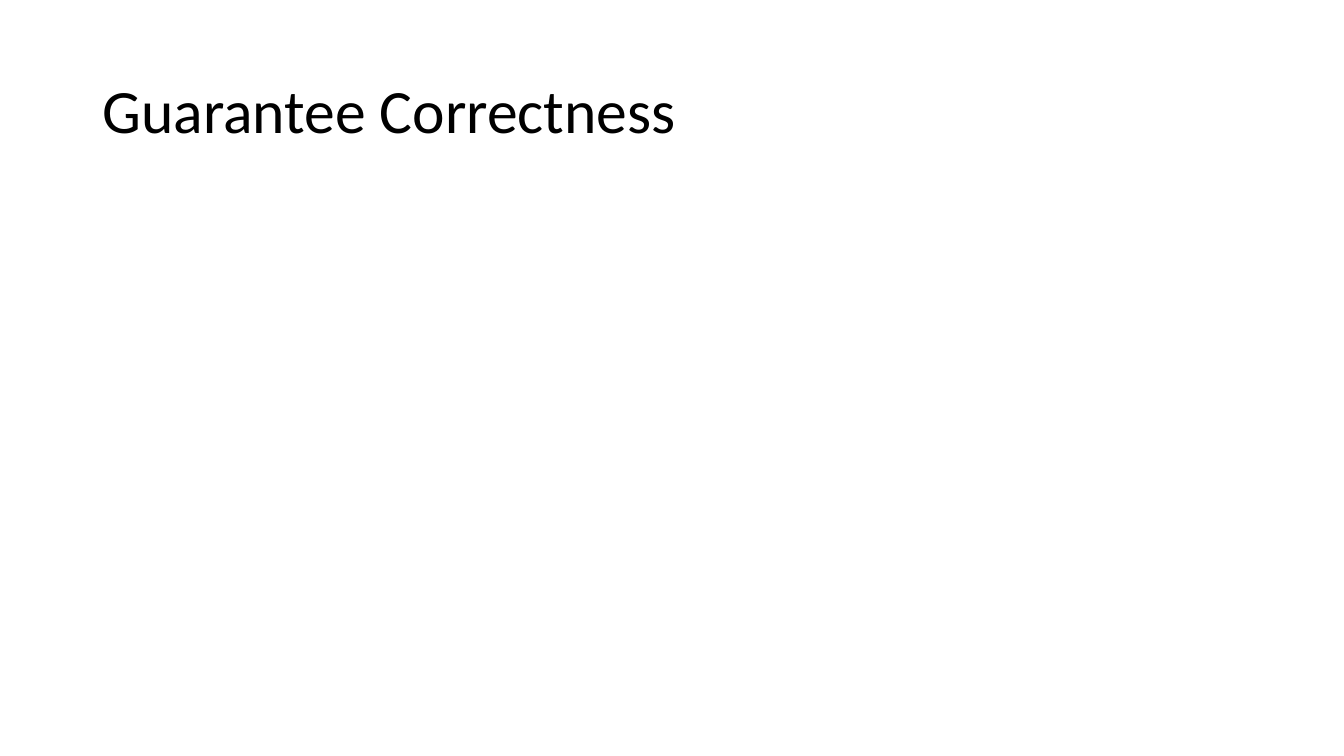
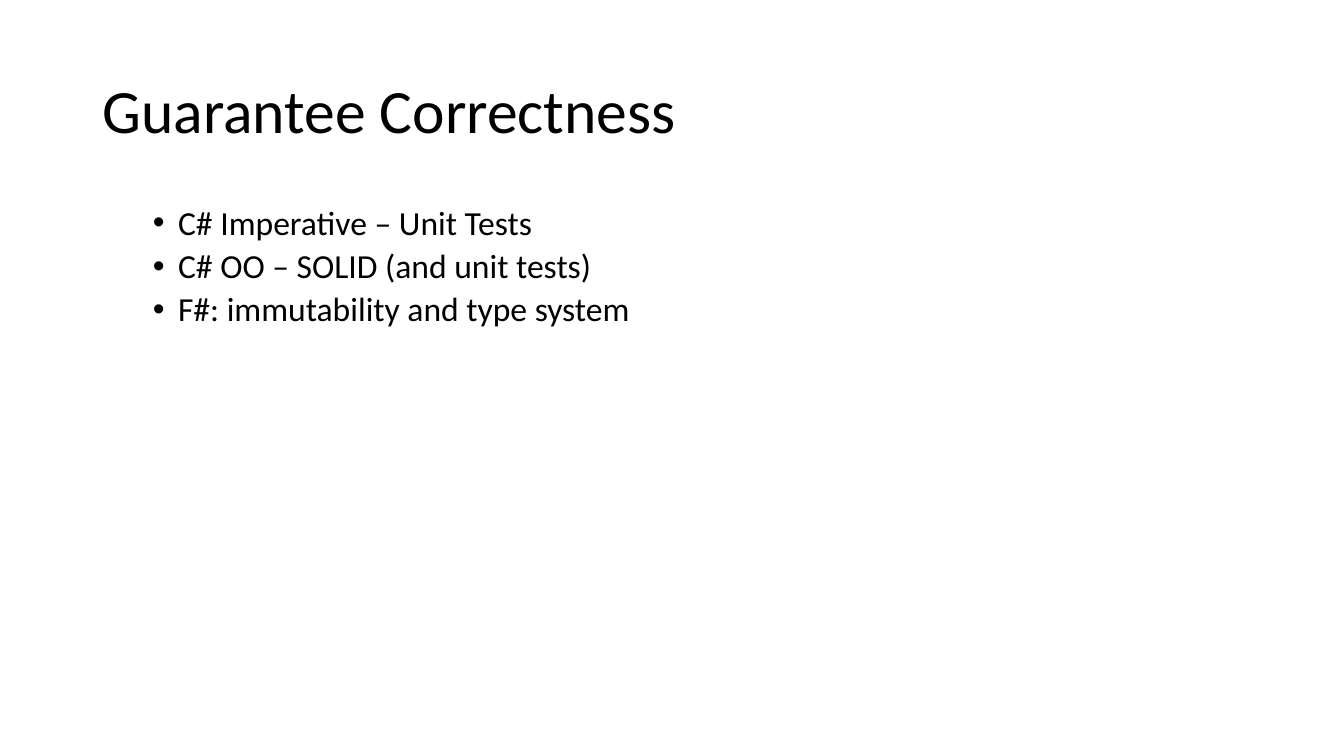
Before and after one commit to jamessdixon/chickensoftware-businessrules, a slide deck: slide 26 of Business Rules.pptx. Drawn at 1344x756 pixels with LibreOffice and Linux fonts; fonts in the diff are those of the drawing. Boxes give left, top, right and bottom in pixels: in the first picture for what was removed or moved away, otherwise in the second. Text is boxed around its words. In the diff, an @@ line names an element or a change of style, - is before the commit and + after.

```diff
--- a/Business Rules.pptx
+++ b/Business Rules.pptx
@@ text added at <box>178,211,630,327</box>, 24 pt, text #000000 @@
+  • C# Imperative – Unit Tests
+  • C# OO – SOLID (and unit tests)
+  • F#: immutability and type system
```
Also in this commit, not shown: 6 other slides changed, 2 slides added.
